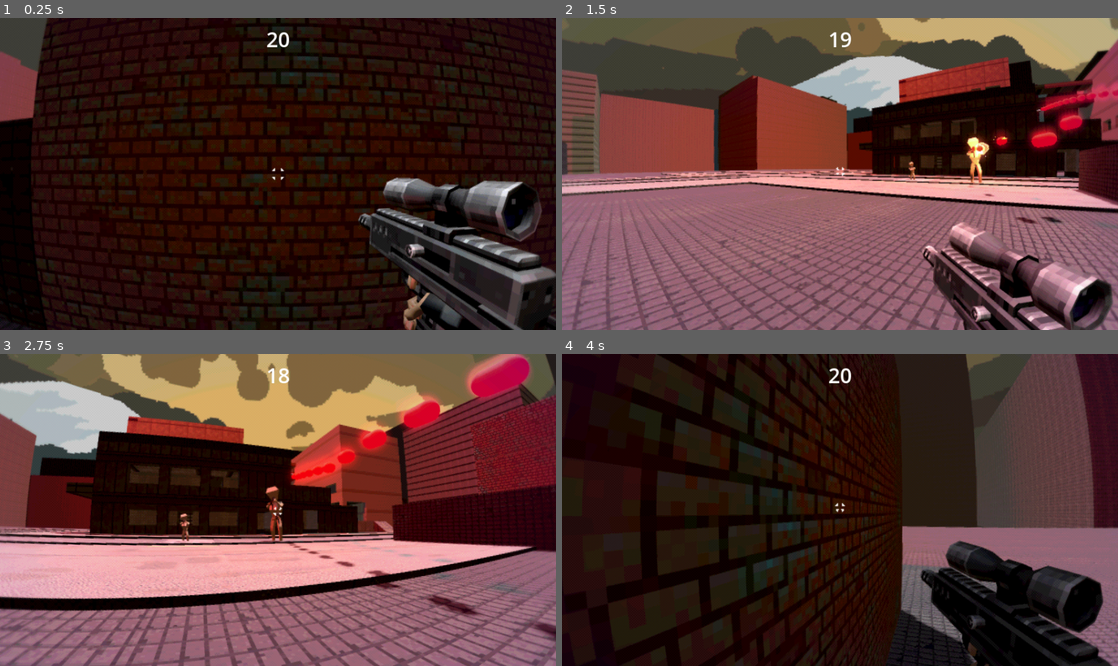
Above: before the commit, frames 1-4 (two rows, left to right).
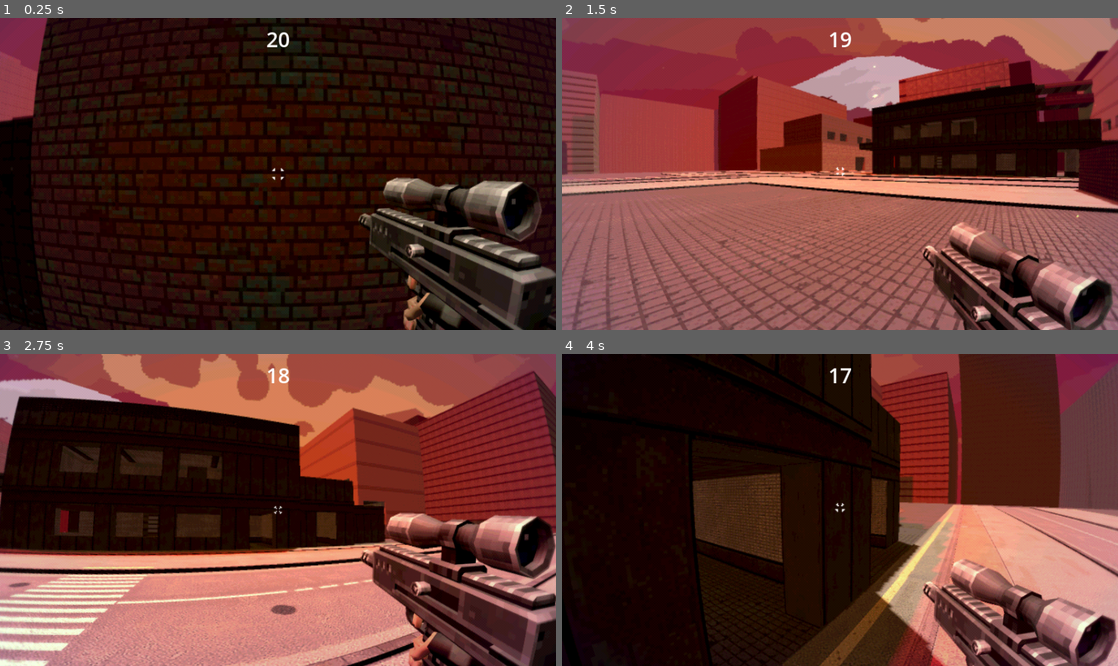
Above: after the commit, the same moments.

Repository: GuyUnger/very-violent-game
Game: Godot game, scene res://stages/level_design.tscn
Same seed, same stepped clock (60 frames per second), same inputs: the game is played once before the commit and once after it.
Inputs (mouse positions are in pixels of both pictures, inside the frame that each line leads up to):
- Up to frame 1 (0.25 s): no input
- Up to frame 2 (1.5 s): tap Enter at 0.5 s; move the mouse to (962, 158) at 0.52 s; hold D (right) 0.53-1.28 s; hold Alt (free_look) 0.53-1.28 s; click (962, 158) at 0.67 s; tap Space (jump) at 0.77 s; move the mouse to (812, 174) at 1.27 s; hold W (forward) from 1.28 s (still down); click (812, 174) at 1.35 s
- Up to frame 3 (2.75 s): keep holding W (forward); tap Space (jump) at 1.52 s; move the mouse to (289, 503) at 2.02 s; right-click (289, 503) at 2.1 s
- Up to frame 4 (4 s): keep holding W (forward); move the mouse to (834, 516) at 2.77 s; tap G (throw) at 2.85 s; click (834, 516) at 2.92 s; tap Space (jump) at 3.02, 3.77 s; move the mouse to (878, 513) at 3.52 s; tap Tab (toggle_view) at 3.6 s

The runs differ from the first frame. In frame 1, 3.0% of the frame differs, in the area x 0-100%, y 0-100%; in frame 2, 48%; in frame 3, 82%; in frame 4, 61%.

Commit message:
lighting tuned

Diff:
--- a/boomer-shooter/content/environment/environment.tres
+++ b/boomer-shooter/content/environment/environment.tres
@@ -16,7 +16,13 @@
 ambient_light_energy = 0.4
 glow_enabled = true
 glow_hdr_threshold = 1.1
-fog_light_color = Color(1, 0.142603, 0.205989, 1)
-fog_density = 0.005
+fog_enabled = true
+fog_mode = 1
+fog_light_color = Color(0.582031, 0, 0.0482091, 1)
+fog_light_energy = 2.56
+fog_density = 0.3638
+fog_aerial_perspective = 0.612
+fog_depth_curve = 0.68302
+fog_depth_end = 952.2
 adjustment_enabled = true
 adjustment_contrast = 1.2
--- a/boomer-shooter/stages/level_design.tscn
+++ b/boomer-shooter/stages/level_design.tscn
@@ -1,11 +1,8 @@
-[gd_scene load_steps=8 format=3 uid="uid://bjnhfu1ekho3v"]
+[gd_scene load_steps=5 format=3 uid="uid://bjnhfu1ekho3v"]
 
 [ext_resource type="PackedScene" uid="uid://fk2ws4nkdayk" path="res://game/weapons/weapon_smg.tscn" id="2_0cfai"]
 [ext_resource type="PackedScene" uid="uid://b6o8mp0jhq1nd" path="res://stages/tokyo.tscn" id="3_l0s8e"]
 [ext_resource type="PackedScene" uid="uid://bs15p6iks3jtm" path="res://stages/main.tscn" id="3_rsuto"]
-[ext_resource type="PackedScene" uid="uid://2twnqkka80to" path="res://game/npc/npc_turret.tscn" id="5_0cfai"]
-[ext_resource type="PackedScene" uid="uid://0s22t0uld35g" path="res://game/npc/npc_enemy_grunt.tscn" id="5_4p2hb"]
-[ext_resource type="PackedScene" uid="uid://cgm8gb7vnwfmh" path="res://game/npc/npc_enemy_big_guy.tscn" id="6_4p2hb"]
 [ext_resource type="ArrayMesh" uid="uid://bwk3e8f81aln2" path="res://content/environment/background/fuji_MountFuji.res" id="7_6p0xd"]
 
 [node name="Main" instance=ExtResource("3_rsuto")]
@@ -17,15 +14,6 @@
 [node name="Tokyo" parent="SubViewportContainer/SubViewport" index="2" instance=ExtResource("3_l0s8e")]
 transform = Transform3D(1, 0, 0, 0, 1, 0, 0, 0, 1, -48, -9, -16)
 
-[node name="NPCEnemyTurret" parent="SubViewportContainer/SubViewport" index="3" instance=ExtResource("5_0cfai")]
-transform = Transform3D(0, -0.453804, -0.891102, 1, -3.89513e-08, 1.98364e-08, -4.37114e-08, -0.891102, 0.453804, 6.27473, 6.04048, 18.2973)
-
-[node name="NPCEnemy" parent="." index="3" instance=ExtResource("5_4p2hb")]
-transform = Transform3D(1, 0, 0, 0, 1, 0, 0, 0, 1, -3.04048, -1.02907, 7.43412)
-
-[node name="NPCEnemy2" parent="." index="4" instance=ExtResource("6_4p2hb")]
-transform = Transform3D(1, 0, 0, 0, 1, 0, 0, 0, 1, -4.04261, -0.937023, 12.7352)
-
-[node name="FujiMountFuji" type="MeshInstance3D" parent="." index="6"]
+[node name="FujiMountFuji" type="MeshInstance3D" parent="." index="4"]
 transform = Transform3D(-4.27682, 0, -2.59014, 0, 5, 0, 2.59014, 0, -4.27682, 0, 228, 0)
 mesh = ExtResource("7_6p0xd")
--- a/boomer-shooter/stages/main.tscn
+++ b/boomer-shooter/stages/main.tscn
@@ -117,6 +117,7 @@
 render_target_update_mode = 4
 
 [node name="Player" parent="SubViewportContainer/SubViewport" instance=ExtResource("2_43f5m")]
+close_on_escape = true
 
 [node name="WorldEnvironment" type="WorldEnvironment" parent="SubViewportContainer/SubViewport"]
 environment = ExtResource("3_fejr8")
--- a/boomer-shooter/stages/tokyo.tscn
+++ b/boomer-shooter/stages/tokyo.tscn
@@ -57,7 +57,7 @@
 
 [node name="DirectionalLight3D2" type="DirectionalLight3D" parent="."]
 transform = Transform3D(-0.914871, -0.377242, 0.143871, 0.0231394, 0.306765, 0.951504, -0.403082, 0.873833, -0.271921, 0, 40.3619, -3)
-light_color = Color(0.205533, 0.451794, 0.625, 1)
+light_color = Color(0.625, 0.394408, 0.087336, 1)
 light_energy = 0.837
 
 [node name="HeightReference" type="MeshInstance3D" parent="."]
@@ -1017,5 +1017,116 @@
 metadata/_edit_lock_ = true
 metadata/_edit_group_ = true
 
+[node name="Add_24_7_28" type="CSGBox3D" parent="BackgroundBuildings/CSGCombiner3D"]
+transform = Transform3D(1, 0, 0, 0, 1, 0, 0, 0, 1, 75, 11.5, -19)
+use_collision = true
+size = Vector3(24, 7, 28)
+material = ExtResource("8_43vej")
+metadata/_edit_lock_ = true
+metadata/_edit_group_ = true
+
+[node name="Sub_24_7_28" type="CSGBox3D" parent="BackgroundBuildings/CSGCombiner3D/Add_24_7_28"]
+transform = Transform3D(1, 0, 0, 0, 1, 0, 0, 0, 1, 0, -0.5, 0)
+operation = 2
+size = Vector3(22, 6, 26)
+material = ExtResource("13_d03ru")
+metadata/_edit_lock_ = true
+metadata/_edit_group_ = true
+
+[node name="Sub_5_4_4" type="CSGBox3D" parent="BackgroundBuildings/CSGCombiner3D"]
+transform = Transform3D(1, 0, 0, 0, 1, 0, 0, 0, 1, 79.5, 10, -7)
+operation = 2
+use_collision = true
+size = Vector3(5, 4, 4)
+material = ExtResource("13_d03ru")
+metadata/_edit_lock_ = true
+metadata/_edit_group_ = true
+
+[node name="Add_13_7_15" type="CSGBox3D" parent="BackgroundBuildings/CSGCombiner3D"]
+transform = Transform3D(1, 0, 0, 0, 1, 0, 0, 0, 1, 69.5, 18.5, -12.5)
+use_collision = true
+size = Vector3(13, 7, 15)
+material = ExtResource("3_apn2u")
+metadata/_edit_lock_ = true
+metadata/_edit_group_ = true
+
+[node name="Sub_13_7_15" type="CSGBox3D" parent="BackgroundBuildings/CSGCombiner3D/Add_13_7_15"]
+transform = Transform3D(1, 0, 0, 0, 1, 0, 0, 0, 1, 0, -0.5, 0)
+operation = 2
+size = Vector3(11, 6, 13)
+material = ExtResource("13_d03ru")
+metadata/_edit_lock_ = true
+metadata/_edit_group_ = true
+
+[node name="Add_11_7_24" type="CSGBox3D" parent="BackgroundBuildings/CSGCombiner3D"]
+transform = Transform3D(1, 0, 0, 0, 1, 0, 0, 0, 1, 81.5, 18.5, -17)
+use_collision = true
+size = Vector3(11, 7, 24)
+material = ExtResource("3_apn2u")
+metadata/_edit_lock_ = true
+metadata/_edit_group_ = true
+
+[node name="Sub_11_7_24" type="CSGBox3D" parent="BackgroundBuildings/CSGCombiner3D/Add_11_7_24"]
+transform = Transform3D(1, 0, 0, 0, 1, 0, 0, 0, 1, 0, -0.5, 0)
+operation = 2
+size = Vector3(9, 6, 22)
+material = ExtResource("13_d03ru")
+metadata/_edit_lock_ = true
+metadata/_edit_group_ = true
+
+[node name="Sub_11_3_2" type="CSGBox3D" parent="BackgroundBuildings/CSGCombiner3D"]
+transform = Transform3D(1, 0, 0, 0, 1, 0, 0, 0, 1, 71.5, 16.5, -10)
+operation = 2
+use_collision = true
+size = Vector3(11, 3, 2)
+material = ExtResource("13_d03ru")
+metadata/_edit_lock_ = true
+metadata/_edit_group_ = true
+
+[node name="Sub_3_3_2" type="CSGBox3D" parent="BackgroundBuildings/CSGCombiner3D"]
+transform = Transform3D(1, 0, 0, 0, 1, 0, 0, 0, 1, 77.5, 16.5, -24)
+operation = 2
+use_collision = true
+size = Vector3(3, 3, 2)
+material = ExtResource("13_d03ru")
+metadata/_edit_lock_ = true
+metadata/_edit_group_ = true
+
+[node name="Sub_3_2_8" type="CSGBox3D" parent="BackgroundBuildings/CSGCombiner3D"]
+transform = Transform3D(1, 0, 0, 0, 1, 0, 0, 0, 1, 66.5, 17, -9)
+operation = 2
+use_collision = true
+size = Vector3(3, 2, 8)
+material = ExtResource("13_d03ru")
+metadata/_edit_lock_ = true
+metadata/_edit_group_ = true
+
+[node name="Sub_3_2_4" type="CSGBox3D" parent="BackgroundBuildings/CSGCombiner3D"]
+transform = Transform3D(1, 0, 0, 0, 1, 0, 0, 0, 1, 71.5, 17, -7)
+operation = 2
+use_collision = true
+size = Vector3(3, 2, 4)
+material = ExtResource("13_d03ru")
+metadata/_edit_lock_ = true
+metadata/_edit_group_ = true
+
+[node name="Sub_3_2_2" type="CSGBox3D" parent="BackgroundBuildings/CSGCombiner3D"]
+transform = Transform3D(1, 0, 0, 0, 1, 0, 0, 0, 1, 79.5, 17, -6)
+operation = 2
+use_collision = true
+size = Vector3(3, 2, 2)
+material = ExtResource("13_d03ru")
+metadata/_edit_lock_ = true
+metadata/_edit_group_ = true
+
+[node name="@CSGBox3D@34435" type="CSGBox3D" parent="BackgroundBuildings/CSGCombiner3D"]
+transform = Transform3D(1, 0, 0, 0, 1, 0, 0, 0, 1, 84.5, 17, -6)
+operation = 2
+use_collision = true
+size = Vector3(3, 2, 2)
+material = ExtResource("13_d03ru")
+metadata/_edit_lock_ = true
+metadata/_edit_group_ = true
+
 [node name="Fireball" parent="." instance=ExtResource("27_3c822")]
 transform = Transform3D(1, 0, 0, 0, 1, 0, 0, 0, 1, 57, 58, 5)
